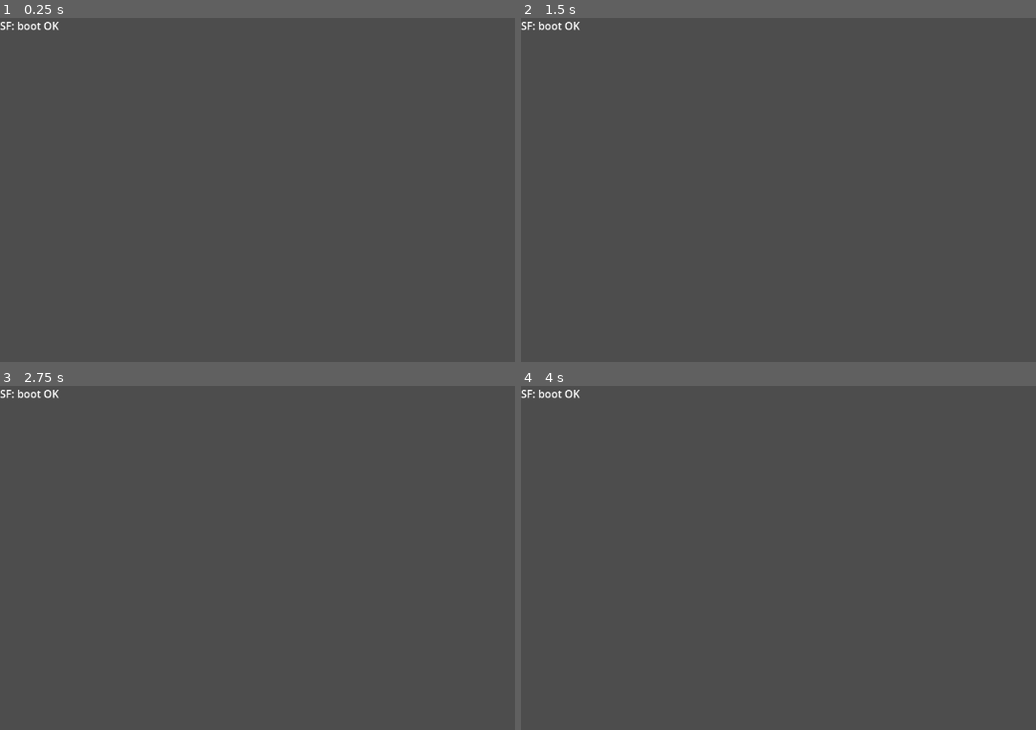
Above: before the commit, frames 1-4 (two rows, left to right).
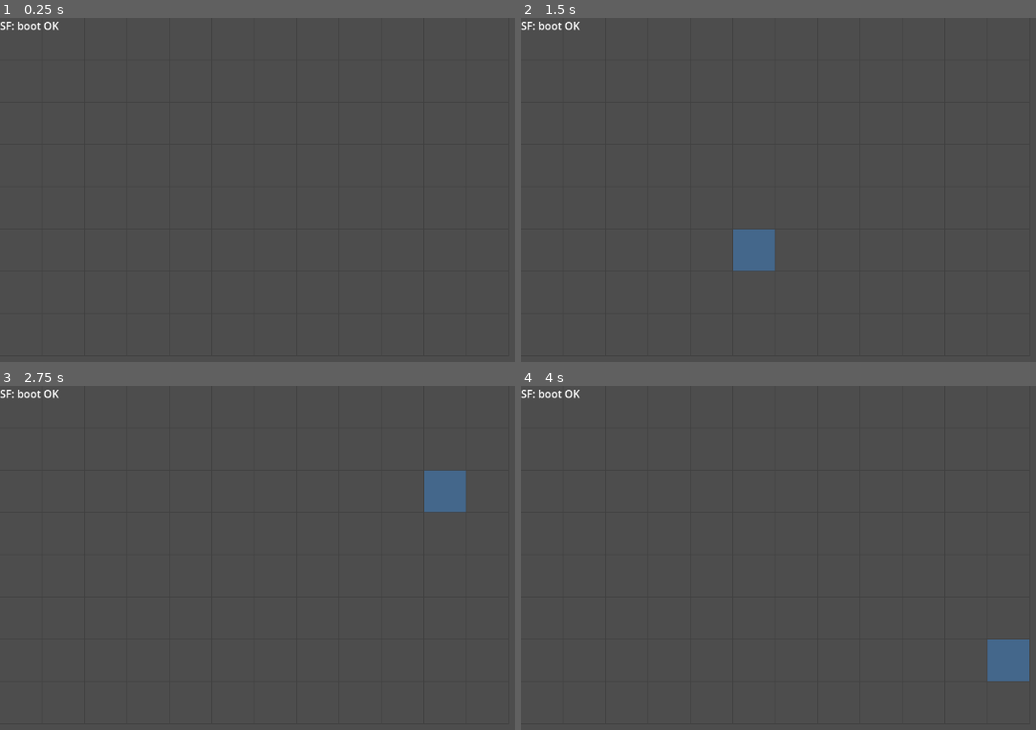
Above: after the commit, the same moments.

Repository: entap11/SF
Game: Godot game, scene res://scenes/Main.tscn
Same seed, same stepped clock (60 frames per second), same inputs: the game is played once before the commit and once after it.
Inputs (mouse positions are in pixels of both pictures, inside the frame that each line leads up to):
- Up to frame 1 (0.25 s): no input
- Up to frame 2 (1.5 s): tap Enter at 0.5 s; move the mouse to (outside the picture) at 0.52 s; click (outside the picture) at 0.67 s; tap Space at 1.25 s; move the mouse to (747, 251) at 1.27 s; click (747, 251) at 1.42 s
- Up to frame 3 (2.75 s): tap Enter at 2 s; move the mouse to (458, 506) at 2.02 s; click (458, 506) at 2.17 s
- Up to frame 4 (4 s): tap Space at 2.75 s; move the mouse to (866, 685) at 2.77 s; click (866, 685) at 2.92 s; tap Enter at 3.5 s; move the mouse to (outside the picture) at 3.52 s; click (outside the picture) at 3.67 s

The runs differ from the first frame. In frame 2, 1.0% of the frame differs, in the area x 41-50%, y 61-74%; in frame 3, 1.0%; in frame 4, 1.0%, in the area x 90-99%, y 73-86%.

Commit message:
sf: milestone1 arena grid select

Diff:
--- a/scenes/Arena.tscn
+++ b/scenes/Arena.tscn
@@ -1,3 +1,6 @@
-[gd_scene format=3]
+[gd_scene load_steps=2 format=3]
+
+[ext_resource type="Script" path="res://scripts/arena.gd" id=1]
 
 [node name="Arena" type="Node2D"]
+script = ExtResource( 1 )
--- /dev/null
+++ b/scripts/arena.gd
@@ -0,0 +1,37 @@
+extends Node2D
+
+const COLS := 12
+const ROWS := 8
+const CELL_SIZE := 64
+
+var selected_cell := Vector2i(-1, -1)
+
+func _unhandled_input(event: InputEvent) -> void:
+	if event is InputEventMouseButton and event.button_index == MOUSE_BUTTON_LEFT and event.pressed:
+		var local_pos := to_local(event.position)
+		var cx := int(local_pos.x / CELL_SIZE)
+		var cy := int(local_pos.y / CELL_SIZE)
+		cx = max(0, min(COLS - 1, cx))
+		cy = max(0, min(ROWS - 1, cy))
+		selected_cell = Vector2i(cx, cy)
+		print("Selected: %d,%d" % [cx, cy])
+		queue_redraw()
+
+func _draw() -> void:
+	var grid_color := Color(0.25, 0.25, 0.25)
+	var grid_width := COLS * CELL_SIZE
+	var grid_height := ROWS * CELL_SIZE
+	if selected_cell.x >= 0 and selected_cell.y >= 0:
+		var rect := Rect2(
+			selected_cell.x * CELL_SIZE,
+			selected_cell.y * CELL_SIZE,
+			CELL_SIZE,
+			CELL_SIZE
+		)
+		draw_rect(rect, Color(0.2, 0.6, 1.0, 0.35), true)
+	for x in range(COLS + 1):
+		var px := x * CELL_SIZE
+		draw_line(Vector2(px, 0), Vector2(px, grid_height), grid_color, 1.0)
+	for y in range(ROWS + 1):
+		var py := y * CELL_SIZE
+		draw_line(Vector2(0, py), Vector2(grid_width, py), grid_color, 1.0)
